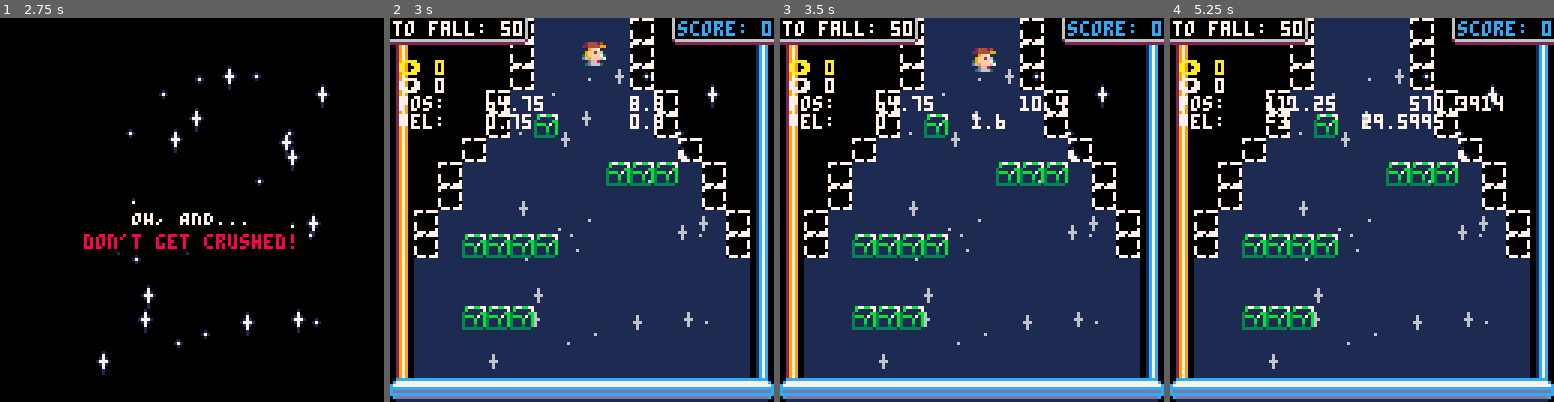
Above: before the commit, frames 1-4 (left to right).
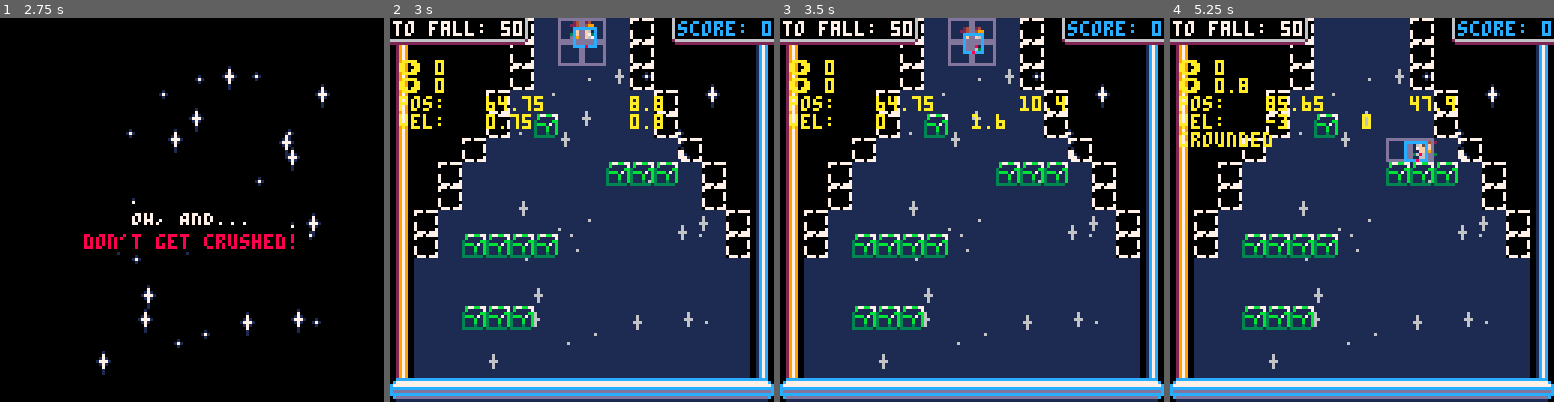
Above: after the commit, the same moments.

Repository: charlie-wt/timefall
Game: PICO-8 cartridge game.p8
The game is run twice, just before and just after one commit, with the same random seed, the same clock (stepped at 60 frames per second) and the same inputs.
Inputs:
- Up to frame 1 (2.75 s): tap X (X key) at 0.33, 1.07, 1.85 s; tap O (Z key) at 0.7, 1.7, 2.1, 2.5 s; hold Right 1.6-2.1 s; hold Up 2.15-2.42 s; hold Right from 2.47 s (still down)
- Up to frame 2 (3 s): keep holding Right; tap O (Z key) at 2.9 s; tap X (X key) at 2.97 s
- Up to frame 3 (3.5 s): release Right at 3.03 s; hold Left from 3.08 s (still down); tap O (Z key) at 3.3 s
- Up to frame 4 (5.25 s): release Left at 3.58 s; tap O (Z key) every 0.4 s from 3.7 to 4.9 s; hold Right 4.02-4.68 s; tap X (X key) at 4.08, 5.2 s; hold Up 4.73-5.03 s; hold Left from 5.08 s (still down)

Frame 1 is identical in both runs. In frame 2, 2.4% of the frame differs, in the area x 2-72%, y 0-29%; in frame 3, 2.3%; in frame 4, 3.1%, in the area x 2-87%, y 15-38%.

Commit message:
fix most of smaller player collision (sand crushing still broken)

Diff:
--- a/game.p8
+++ b/game.p8
@@ -131,12 +131,35 @@
 
 		t_ran_out_of_sand = nil,
 		has_entered_field = nil,
+		dbg_on = false,
+		frame_by_frame = false,
+		holding_frame_advance = true,
+		holding_dbg_on = true,
+		dbg_txt={},
+
+		try_toggle_dbg = function(self)
+			if not btn(5) then
+				self.holding_dbg_on = false
+				return
+			end
+			if self.holding_dbg_on then
+				return
+			else
+				self.holding_dbg_on = true
+				self.dbg_on = not self.dbg_on
+				self.frame_by_frame = self.dbg_on
+			end
+		end,
 
 		init = function(self, bottom_is_bottom)
 			music(01)
 			self.bottom_is_bottom = bottom_is_bottom
 			self.t_ran_out_of_sand = nil
 			self.has_entered_field = false
+			self.dbg_on = false
+			self.frame_by_frame = false
+			self.holding_frame_advance = true
+			self.holding_dbg_on = true
 			platforms:init()
 			sand:flip()
 			player:init()
@@ -157,23 +180,23 @@
 		end,
 
 		update = function(self)
-			if btn(5) then try_toggle_dbg() end
-			if frame_by_frame then
-				if holding and not btn(4) then
-					holding = false
+			self:try_toggle_dbg()
+			if self.frame_by_frame then
+				if self.holding_frame_advance and not btn(4) then
+					self.holding_frame_advance = false
 					return
 				end
-				if btn(4) and not holding then
-					holding = true
+				if btn(4) and not self.holding_frame_advance then
+					self.holding_frame_advance = true
 				else
 					return
 				end
 			end
-			dbg = {}
+			self.dbg_txt = {}
 
 			player:update()
 
-			dbg = player:dbg_txt()
+			self.dbg_txt = player:dbg_txt()
 
 			-- check if we need to flip, while trying to avoid immediately flipping
 			-- after starting a new iteration
@@ -224,22 +247,28 @@
 			print(score_txt, 128 - score_len, 1, 12)
 
 			-- if in debug mode, gridlines for collision
-			-- if dbg_on then
-			-- local ptp = pixels(tiles(player.pos))
-			-- spr(017, ptp.x, ptp.y)
-			for tile in all(player:tiles()) do
-				printh(017, pixels(tile.x), pixels(tile.y))
-				spr(017, pixels(tile.x), pixels(tile.y))
-			end
-			-- end
+			local dv = player.pre_collision_vel
+			if self.dbg_on then
+				-- local dv = {x=player.pre_collision_vel.x, y=0}
+				-- local dv = {x=0, y=player.pre_collision_vel.y}
+				-- local ptp = pixels(tiles(player.pos))
+				for tile in all(player:tiles(dv)) do
+					printh(017, pixels(tile.x), pixels(tile.y))
+					spr(017, pixels(tile.x), pixels(tile.y))
+				end
+				local fb = player:bounds(dv)
+				rect(fb.lft, fb.top, fb.rgt, fb.btm, 12)
+				pset(player.pos.x + dv.x, player.pos.y + dv.y, 8)
+			end
 
 			-- debug text
-			if dbg_on then
-				for i=1, #dbg do
+			if self.dbg_on then
+				for i=1, #self.dbg_txt do
 					local txt = ""
-					if dbg[i] != nil then txt = dbg[i] end
-					local col = 7
-					if dbg_colours[i] != nil then col = dbg_colours[i] end
+					if self.dbg_txt[i] != nil then txt = self.dbg_txt[i] end
+					-- local col = 7
+					-- if dbg_colours[i] != nil then col = dbg_colours[i] end
+					local col = 10
 					print(txt, 3, i*6+8,col)
 				end
 			end
@@ -330,22 +359,6 @@
 	}
 }
 
--- debug stuff.
-frame_by_frame=false
-dbg_on=frame_by_frame
-dbg_on_last_toggled=nil
-dbg_on_timeout=0.5
-dbg={}
-dbg_colours={10}
-function try_toggle_dbg()
-	local now = time()
-	if dbg_on_last_toggled == nil or now - dbg_on_last_toggled >= dbg_on_timeout then
-		dbg_on = not dbg_on
-		frame_by_frame = dbg_on
-		dbg_on_last_toggled = now
-	end
-end
-
 function print_centred(text, y, col, shadow_col)
 	local len = lnpx(text)
 	local x = (128 - len) / 2
@@ -448,7 +461,6 @@
 	state:switch_to_scene("lose", reason)
 end
 
-holding = true
 function _update()
 	state:try_call_on_current_scene("update")
 end
--- a/player.lua
+++ b/player.lua
@@ -13,7 +13,7 @@
 		falling_right=006,
 	},
 	running_frames_cycle_time_seconds = 0.25,
-	collision_size_pixels = 8,
+	collision_size_pixels = 7.5,
 
 	-- state -----------------
 	pos = {x=0,y=0},
@@ -21,10 +21,12 @@
 	grounded = false,
 	was_grounded = grounded,
 	accelerated_for_frames = 0,
+	last_facing = nil,
+	started_running_at_t = nil,
+	--- (just for dbg)
 	collision_x = 0,
 	collision_y = 0,
-	last_facing = nil,
-	started_running_at_t = nil
+	pre_collision_vel = {x=0,y=0}
 }
 
 function player:init()
@@ -33,6 +35,35 @@
 	self.accelerated_for_frames = 0
 	self.last_facing = "right"
 	self.started_running_at_t = nil
+end
+
+function player:bounds(vl)
+	local p = self.pos
+	if vl ~= nil then p = {x=p.x+vl.x, y=p.y+vl.y} end
+	return {
+		lft=p.x - self.collision_size_pixels/2,
+		rgt=p.x + self.collision_size_pixels/2 - 1,
+		top=p.y - (self.collision_size_pixels - 1),
+		btm=p.y
+	}
+end
+
+--- rect is {lft, rgt, top, btm}
+function player:colliding_with(rect)
+	local b = self:bounds()
+	if b.lft > rect.lft and
+	   b.rgt < rect.rgt and
+	   b.top > rect.top and
+	   b.btm < rect.btm then
+	   return true  -- player contained in rect
+	end
+	if b.lft < rect.rgt and
+	   b.rgt > rect.lft and
+	   b.top < rect.btm and
+	   b.btm > rect.top then
+	   return true  -- player colliding partially with rect
+	end
+	return false
 end
 
 -- get the list of tiles ({x,y}) that the player will occupy next frame, if
@@ -44,28 +75,8 @@
 		y=self.pos.y+vl.y
 	}
 
-	local old_future_tiles = {
-		lft=flr(future_pos.x/8),
-		rgt=ceil(future_pos.x/8),
-		top=flr(future_pos.y/8),
-		btm=ceil(future_pos.y/8)
-	}
-	local future_tiles = {
-		-- lft=flr(future_pos.x/8),
-		-- rgt=ceil(future_pos.x/8),
-		-- top=flr(future_pos.y/8),
-		-- btm=ceil(future_pos.y/8)
-		lft=tiles(future_pos.x + self.collision_size_pixels/2),
-		rgt=tiles(future_pos.x - self.collision_size_pixels/2),
-		top=tiles(future_pos.y - self.collision_size_pixels/2),
-		btm=tiles(future_pos.y + self.collision_size_pixels/2)
-	}
-
-	printh("----------------------")
-	printh("old future tiles: "..table_str(old_future_tiles))
-	printh("new future tiles: "..table_str(future_tiles))
-	-- printh("left: "..tostr(future_tiles.left))
-	-- printh("left: "..tostr(future_tiles.left))
+	local future_bounds = player:bounds(vl)
+	local future_tiles = map_table(future_bounds, function(b) return flr(b/8) end)
 
 	local tiles = {}
 	for j=future_tiles.top, future_tiles.btm do
@@ -114,24 +125,21 @@
 -- +ve means collider on *left*
 function player:get_collision_x()
 	local vl = {x=self.vel.x, y=0}
-	local future_pos = {
-		x=self.pos.x+vl.x,
-		y=self.pos.y+vl.y
-	}
+	local future_bounds = player:bounds(vl)
 
 	for tile in all(self:tiles(vl)) do
-		if (not tile_is_solid(tile)) goto cont
-
-		local lft = pixels(tile.x)
-		local rgt = pixels((tile.x+1))
+		if (not tile_is_solid(tile)) goto contx
+
+		local lft = pixels(tile.x) - 0.1
+		local rgt = pixels(tile.x + 1) + 0.1
 
 		sand:try_shunt(tile, self.vel.x)
 		if self.vel.x > 0 then
-			return lft - (future_pos.x+8)
-		else
-			return rgt - future_pos.x
-		end
-		::cont::
+			return lft - future_bounds.rgt
+		else
+			return rgt - future_bounds.lft
+		end
+		::contx::
 	end
 	return 0
 end
@@ -141,28 +149,27 @@
 -- only counts fully solid tiles, ie. not top-solid.
 function player:get_collision_y()
 	local vl = {x=0, y=self.vel.y}
-	local future_pos = {x=self.pos.x, y=self.pos.y+vl.y}
+	local future_bounds = player:bounds(vl)
 
 	for tile in all(self:tiles(vl)) do
-		if (not tile_is_solid(tile)) goto cont
-
-		local top = pixels(tile.y)
-		local btm = pixels((tile.y+1))
+		if (not tile_is_solid(tile)) goto conty
+
+		local top = pixels(tile.y) - 0.1
+		local btm = pixels(tile.y + 1) + 0.1
 
 		if self.vel.y > 0 then
-			return top - (future_pos.y+8)
-		else
-			-- if sand:tile_is_sand(tile) then
-			-- 	self:die()
-			-- end
-			return btm - future_pos.y
-		end
-		::cont::
+			return top - future_bounds.btm
+		else
+			return btm - future_bounds.top
+		end
+		::conty::
 	end
 	return 0
 end
 
 function player:move()
+	self.pre_collision_vel = self.vel
+
 	self.collision_y = self:get_collision_y()
 	self.pos.y += self.vel.y + self.collision_y
 
@@ -230,7 +237,7 @@
 		should_flip = true
 	end
 
-	spr(current_sprite, self.pos.x, self.pos.y, 1, 1, should_flip, false)
+	spr(current_sprite, self.pos.x - 4, ceil(self.pos.y) - 8, 1, 1, should_flip, false)
 end
 
 function player:dbg_txt()
--- a/sand.lua
+++ b/sand.lua
@@ -183,8 +183,16 @@
 		end
 	end
 
-	if self:tile_is_sand(tiles(player.pos)) then
-		lose("you were crushed by sand!")
+	-- TODO #bug: update for new player size
+	-- local b = player:bounds()
+	-- if self:tile_is_sand(tiles(pltl)) then
+	-- 	lose("you were crushed by sand!")
+	-- end
+	for tile in all(player:tiles()) do
+		if self:tile_is_sand(tile) and
+		   player:colliding_with({lft=tile.x,rgt=tile.x+8,top=tile.y,btm=tile.y+8}) then
+			lose("you were crushed by sand!")
+		end
 	end
 end
 
